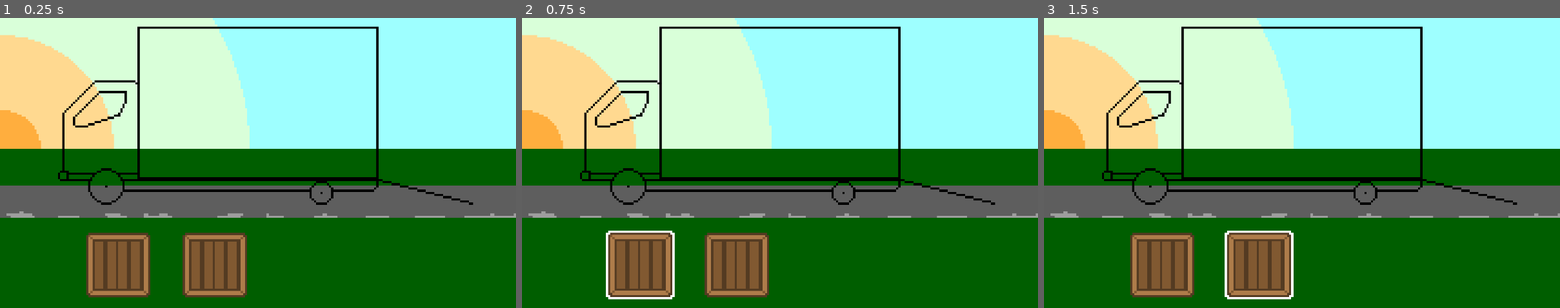
Above: before the commit, frames 1-3 (left to right).
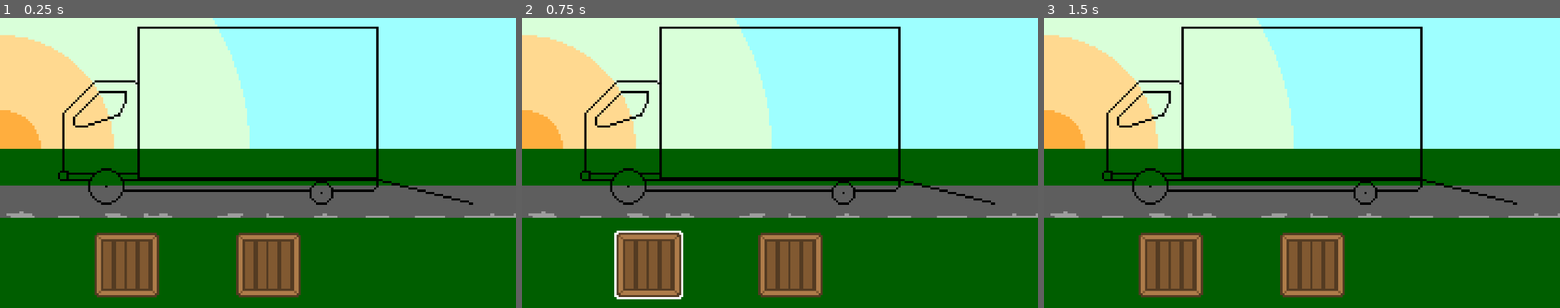
Above: after the commit, the same moments.

Repository: flamingradian/fresh-movers-co
Game: Godot game, scene res://Scenes/Game.tscn
Same seed, same stepped clock (60 frames per second), same inputs: the game is played once before the commit and once after it. Before the commit the project starts from res://Game.tscn.
Inputs (mouse positions are in pixels of both pictures, inside the frame that each line leads up to):
- Up to frame 1 (0.25 s): no input
- Up to frame 2 (0.75 s): tap Enter at 0.5 s; move the mouse to (640, 264) at 0.52 s
- Up to frame 3 (1.5 s): tap Space at 1.25 s; move the mouse to (1260, 264) at 1.27 s

The runs differ from the first frame. In frame 1, 6.9% of the frame differs, in the area x 16-59%, y 74-97%; in frame 2, 7.2%; in frame 3, 7.2%, in the area x 16-59%, y 73-98%.

Commit message:
Folders, Prefabs and Autoload
Created Scripts and Scenes folder
Created Crate Prefab
Created Game Manager and set it to autoload

Diff:
--- a/Fresh Movers Co/Game.tscn
+++ /dev/null
@@ -1,67 +0,0 @@
-[gd_scene load_steps=8 format=2]
-
-[ext_resource path="res://Sprites/background.png" type="Texture" id=1]
-[ext_resource path="res://Sprites/truck.png" type="Texture" id=2]
-[ext_resource path="res://Sprites/crate.png" type="Texture" id=3]
-[ext_resource path="res://Crate.gd" type="Script" id=4]
-
-[sub_resource type="RectangleShape2D" id=3]
-extents = Vector2( 440, 8 )
-
-[sub_resource type="PhysicsMaterial" id=1]
-
-[sub_resource type="RectangleShape2D" id=2]
-extents = Vector2( 120, 120 )
-
-[node name="Node2D" type="Node2D"]
-
-[node name="Viewport" type="Viewport" parent="."]
-size = Vector2( 1920, 1080 )
-
-[node name="Camera2D" type="Camera2D" parent="."]
-offset = Vector2( 960, 540 )
-
-[node name="Background" type="Sprite" parent="."]
-position = Vector2( 960, 540 )
-texture = ExtResource( 1 )
-
-[node name="Truck" type="Sprite" parent="."]
-position = Vector2( 960, 360 )
-texture = ExtResource( 2 )
-
-[node name="StaticBody2D" type="StaticBody2D" parent="Truck"]
-position = Vector2( 0, 240 )
-
-[node name="CollisionShape2D" type="CollisionShape2D" parent="Truck/StaticBody2D"]
-shape = SubResource( 3 )
-
-[node name="Crate" type="RigidBody2D" parent="."]
-position = Vector2( 440, 920 )
-input_pickable = true
-physics_material_override = SubResource( 1 )
-gravity_scale = 0.0
-script = ExtResource( 4 )
-
-[node name="Sprite" type="Sprite" parent="Crate"]
-texture = ExtResource( 3 )
-
-[node name="CollisionShape2D" type="CollisionShape2D" parent="Crate"]
-shape = SubResource( 2 )
-
-[node name="Crate2" type="RigidBody2D" parent="."]
-position = Vector2( 800, 920 )
-input_pickable = true
-physics_material_override = SubResource( 1 )
-gravity_scale = 0.0
-script = ExtResource( 4 )
-
-[node name="Sprite" type="Sprite" parent="Crate2"]
-texture = ExtResource( 3 )
-
-[node name="CollisionShape2D" type="CollisionShape2D" parent="Crate2"]
-shape = SubResource( 2 )
-
-[connection signal="mouse_entered" from="Crate" to="Crate" method="_on_mouse_entered"]
-[connection signal="mouse_exited" from="Crate" to="Crate" method="_on_mouse_exited"]
-[connection signal="mouse_entered" from="Crate2" to="Crate2" method="_on_mouse_entered"]
-[connection signal="mouse_exited" from="Crate2" to="Crate2" method="_on_mouse_exited"]
--- /dev/null
+++ b/Fresh Movers Co/Scenes/Crate.tscn
@@ -0,0 +1,24 @@
+[gd_scene load_steps=5 format=2]
+
+[ext_resource path="res://Scripts/Crate.gd" type="Script" id=1]
+[ext_resource path="res://Sprites/crate.png" type="Texture" id=2]
+
+[sub_resource type="PhysicsMaterial" id=1]
+
+[sub_resource type="RectangleShape2D" id=2]
+extents = Vector2( 120, 120 )
+
+[node name="Crate" type="RigidBody2D"]
+input_pickable = true
+physics_material_override = SubResource( 1 )
+gravity_scale = 0.0
+script = ExtResource( 1 )
+
+[node name="Sprite" type="Sprite" parent="."]
+texture = ExtResource( 2 )
+
+[node name="CollisionShape2D" type="CollisionShape2D" parent="."]
+shape = SubResource( 2 )
+
+[connection signal="mouse_entered" from="." to="." method="_on_mouse_entered"]
+[connection signal="mouse_exited" from="." to="." method="_on_mouse_exited"]
--- /dev/null
+++ b/Fresh Movers Co/Scenes/Game.tscn
@@ -0,0 +1,36 @@
+[gd_scene load_steps=5 format=2]
+
+[ext_resource path="res://Scenes/Crate.tscn" type="PackedScene" id=1]
+[ext_resource path="res://Sprites/background.png" type="Texture" id=2]
+[ext_resource path="res://Sprites/truck.png" type="Texture" id=3]
+
+[sub_resource type="RectangleShape2D" id=3]
+extents = Vector2( 440, 8 )
+
+[node name="Node2D" type="Node2D"]
+
+[node name="Viewport" type="Viewport" parent="."]
+size = Vector2( 1920, 1080 )
+
+[node name="Camera2D" type="Camera2D" parent="."]
+offset = Vector2( 960, 540 )
+
+[node name="Background" type="Sprite" parent="."]
+position = Vector2( 960, 540 )
+texture = ExtResource( 2 )
+
+[node name="Truck" type="Sprite" parent="."]
+position = Vector2( 960, 360 )
+texture = ExtResource( 3 )
+
+[node name="StaticBody2D" type="StaticBody2D" parent="Truck"]
+position = Vector2( 0, 240 )
+
+[node name="CollisionShape2D" type="CollisionShape2D" parent="Truck/StaticBody2D"]
+shape = SubResource( 3 )
+
+[node name="Crate" parent="." instance=ExtResource( 1 )]
+position = Vector2( 472, 920 )
+
+[node name="Crate2" parent="." instance=ExtResource( 1 )]
+position = Vector2( 999, 920 )
--- /dev/null
+++ b/Fresh Movers Co/Scripts/GameManager.gd
@@ -0,0 +1,16 @@
+
+
+
+# Declare member variables here. Examples:
+# var a = 2
+# var b = "text"
+
+
+# Called when the node enters the scene tree for the first time.
+func _ready():
+	pass # Replace with function body.
+
+
+# Called every frame. 'delta' is the elapsed time since the previous frame.
+#func _process(delta):
+#	pass
--- a/Fresh Movers Co/project.godot
+++ b/Fresh Movers Co/project.godot
@@ -11,8 +11,12 @@
 [application]
 
 config/name="Fresh Movers Co"
-run/main_scene="res://Game.tscn"
+run/main_scene="res://Scenes/Game.tscn"
 config/icon="res://icon.png"
+
+[autoload]
+
+GameManager="*res://Scripts/GameManager.gd"
 
 [display]
 
Not shown, changed: Fresh Movers Co/.mono/metadata/ide_messaging_meta.txt
Renamed: Fresh Movers Co/Crate.gd -> Fresh Movers Co/Scripts/Crate.gd
